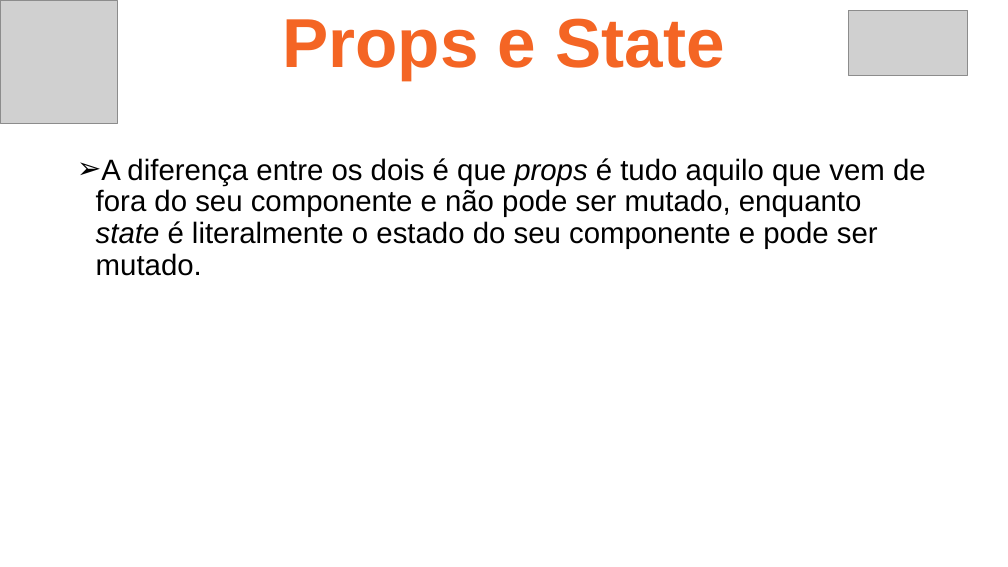
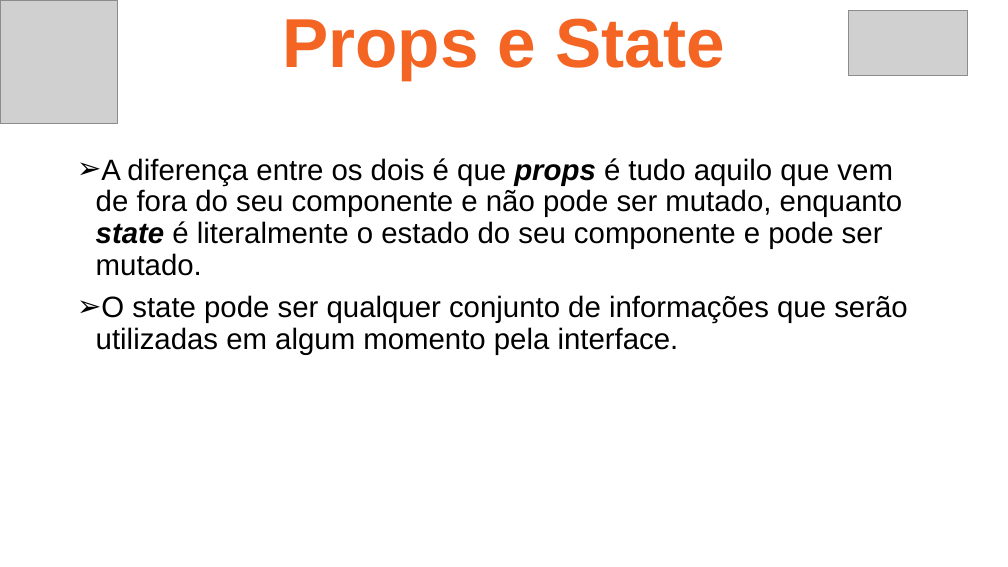
Before and after one commit to ruan4f/Treinamento_Node_React, a slide deck: slide 13 of material/ReactAula1.pptx. Drawn at 1008x567 pixels with LibreOffice and Linux fonts; fonts in the diff are those of the drawing; grey boxes stand for pictures. Boxes give left, top, right and bottom in pixels: in the first picture for what was removed or moved away, otherwise in the second. Text is boxed around its words. In the diff, an @@ line names an element or a change of style, - is before the commit and + after.

```diff
--- a/material/ReactAula1.pptx
+++ b/material/ReactAula1.pptx
@@ text at [96, 158, 903, 276]: bold on in "props state" @@
@@ text at [96, 295, 907, 355]: paragraph added @@
+➢ O state pode ser qualquer conjunto de informações que serão utilizadas em algum momento pela interface.
```
Also in this commit, not shown: 2 other slides changed, 5 slides added, 14 other files.
